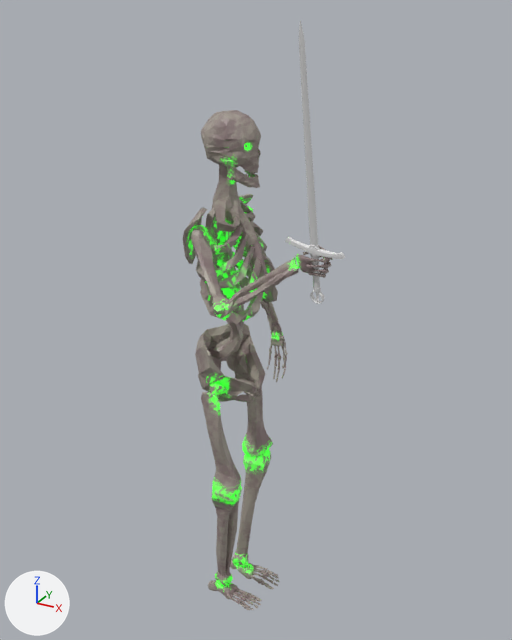
The Blender file models/actors/skeleton/skeleton_player.blend as it was, and as the next commit left it.
Camera for both pictures: a 50 mm camera at (1.11, -1.87, 2.09) aimed at (0.09, 0.0, 1.16). Arrows for +X, +Y and +Z are at lower left; the lights stay in place.

The scene before the commit, as lines of its bpy script (objects in view):
```python
ob_index1_r = bpy.data.objects.new('Index1.R', me_cube_133)
ob_index1_r.location = (1.329, -0.077, 1.518)
ob_index1_r.rotation_euler = (1.508, -1.313, -1.701)  # degrees (86, -75, -97)
ob_lowerarm_r = bpy.data.objects.new('LowerArm.R', me_cube_010)
ob_lowerarm_r.location = (1.257, 0.169, 1.332)
ob_lowerarm_r.rotation_euler = (1.212, -2.372, -0.821)  # degrees (69, -136, -47)
ob_lowerleg_l = bpy.data.objects.new('LowerLeg.L', me_cube_003)
ob_lowerleg_l.location = (0.001, -0.002, 0.002)
ob_lowerleg_l.rotation_euler = (0.0025, -0.00688, 0.000302)  # degrees (0.1, -0.4, 0)
ob_middle1_r = bpy.data.objects.new('Middle1.R', me_cube_132)
ob_middle1_r.location = (1.32, -0.088, 1.625)
ob_middle1_r.rotation_euler = (-1.193, -1.846, 1.001)  # degrees (-68, -106, 57)
ob_ring1_r = bpy.data.objects.new('Ring1.R', me_cube_147)
ob_ring1_r.location = (1.32, -0.088, 1.625)
ob_ring1_r.rotation_euler = (-1.193, -1.846, 1.001)  # degrees (-68, -106, 57)
ob_sword_001 = bpy.data.objects.new('sword.001', me_guard_low_001)
ob_sword_001.location = (0.381, -0.193, 1.425)
ob_sword_001.rotation_euler = (-0.264, -1.828, 1.662)  # degrees (-15, -105, 95)
ob_sword_001.scale = (0.601, 0.601, 0.601)
ob_thumb1_r = bpy.data.objects.new('Thumb1.R', me_cube_134)
ob_thumb1_r.location = (1.276, 0.038, 1.724)
ob_thumb1_r.rotation_euler = (0.925, -2.561, -1.099)  # degrees (53, -147, -63)
ob_upperarm_r = bpy.data.objects.new('UpperArm.R', me_cube_012)
ob_upperarm_r.location = (0.98, -0.284, 0.404)
ob_upperarm_r.rotation_euler = (-0.493, -0.659, 0.448)  # degrees (-28, -38, 26)
ob_wrist_r = bpy.data.objects.new('Wrist.R', me_cube_149)
ob_wrist_r.location = (1.313, -0.086, 1.661)
ob_wrist_r.rotation_euler = (-1.306, -1.961, 1.134)  # degrees (-75, -112, 65)
# also in view: 'LowerLeg.R' at (0.01, -0.1, 0.31); 'Skull' at (0.0, 0.0, 1.73); 'UpperLeg.R' at (0.03, -0.11, 0.75); 'Spine' at (0.02, 0.0, 1.33); 'Pelvis' at (-0.01, 0.0, 0.97)
```
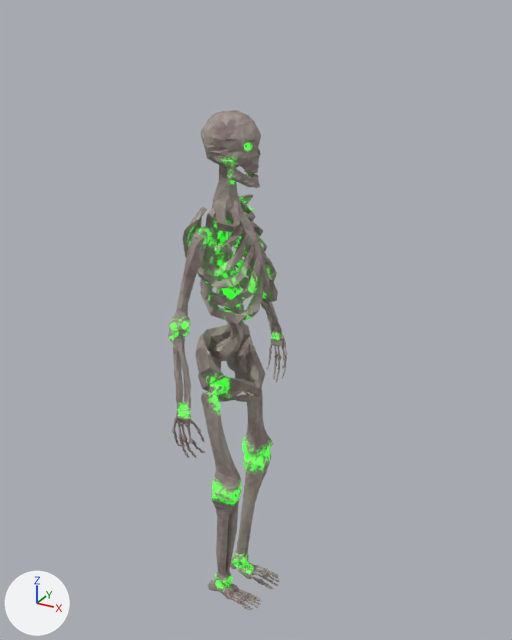
The change, as a diff of the scene's bpy script:
```diff
--- a/models/actors/skeleton/skeleton_player.blend.py
+++ b/models/actors/skeleton/skeleton_player.blend.py
@@ ob_lowerarm_r @@
 ob_lowerarm_r = bpy.data.objects.new('LowerArm.R', me_cube_010)
-ob_lowerarm_r.location = (1.257, 0.169, 1.332)
-ob_lowerarm_r.rotation_euler = (1.212, -2.372, -0.821)  # degrees (69, -136, -47)
+ob_lowerarm_r.location = (-0.345, -0.154, 0.031)
+ob_lowerarm_r.rotation_euler = (-0.00175, 0.00815, 0.0259)  # degrees (-0.1, 0.5, 1.5)
@@ ob_upperarm_r @@
 ob_upperarm_r = bpy.data.objects.new('UpperArm.R', me_cube_012)
-ob_upperarm_r.location = (0.98, -0.284, 0.404)
-ob_upperarm_r.rotation_euler = (-0.493, -0.659, 0.448)  # degrees (-28, -38, 26)
+ob_upperarm_r.location = (-0.016, -0.002, 0.0)
+ob_upperarm_r.rotation_euler = (-0.00175, 0.00816, 0.0259)  # degrees (-0.1, 0.5, 1.5)
@@ ob_index1_r @@
 ob_index1_r = bpy.data.objects.new('Index1.R', me_cube_133)
-ob_index1_r.location = (1.329, -0.077, 1.518)
-ob_index1_r.rotation_euler = (1.508, -1.313, -1.701)  # degrees (86, -75, -97)
+ob_index1_r.location = (-0.005, -0.013, -0.004)
+ob_index1_r.rotation_euler = (-0.0132, 0.00583, -0.00059)  # degrees (-0.8, 0.3, -0)
@@ ob_middle1_r @@
 ob_middle1_r = bpy.data.objects.new('Middle1.R', me_cube_132)
-ob_middle1_r.location = (1.32, -0.088, 1.625)
-ob_middle1_r.rotation_euler = (-1.193, -1.846, 1.001)  # degrees (-68, -106, 57)
+ob_middle1_r.location = (-0.005, -0.013, -0.004)
+ob_middle1_r.rotation_euler = (-0.0132, 0.00583, -0.00059)  # degrees (-0.8, 0.3, -0)
@@ ob_ring1_r @@
 ob_ring1_r = bpy.data.objects.new('Ring1.R', me_cube_147)
-ob_ring1_r.location = (1.32, -0.088, 1.625)
-ob_ring1_r.rotation_euler = (-1.193, -1.846, 1.001)  # degrees (-68, -106, 57)
+ob_ring1_r.location = (-0.005, -0.013, -0.004)
+ob_ring1_r.rotation_euler = (-0.0132, 0.00583, -0.00059)  # degrees (-0.8, 0.3, -0)
@@ ob_thumb1_r @@
 ob_thumb1_r = bpy.data.objects.new('Thumb1.R', me_cube_134)
-ob_thumb1_r.location = (1.276, 0.038, 1.724)
-ob_thumb1_r.rotation_euler = (0.925, -2.561, -1.099)  # degrees (53, -147, -63)
+ob_thumb1_r.location = (-0.005, -0.013, -0.004)
+ob_thumb1_r.rotation_euler = (-0.0132, 0.00583, -0.00059)  # degrees (-0.8, 0.3, -0)
@@ ob_wrist_r @@
 ob_wrist_r = bpy.data.objects.new('Wrist.R', me_cube_149)
-ob_wrist_r.location = (1.313, -0.086, 1.661)
-ob_wrist_r.rotation_euler = (-1.306, -1.961, 1.134)  # degrees (-75, -112, 65)
+ob_wrist_r.location = (0.03, -0.002, 0.0)
+ob_wrist_r.rotation_euler = (-0.00164, 0.00979, -0.123)  # degrees (-0.1, 0.6, -7)
@@ ob_sword_001 @@
 ob_sword_001 = bpy.data.objects.new('sword.001', me_guard_low_001)
-ob_sword_001.location = (0.381, -0.193, 1.425)
-ob_sword_001.rotation_euler = (-0.264, -1.828, 1.662)  # degrees (-15, -105, 95)
+ob_sword_001.location = (0.003, -0.313, 0.891)
+ob_sword_001.rotation_euler = (1.579, 0.0137, 1.578)  # degrees (90, 0.8, 90)
 ob_sword_001.scale = (0.601, 0.601, 0.601)
```

Pixel boxes (x1, y1, x2, y2) of what changed, in the pictures (512 x 640 px):
'UpperArm.R', moved, turned
    before: (191, 225, 234, 318)
    after: (169, 227, 212, 332)
'LowerArm.R', moved, turned
    before: (220, 257, 299, 320)
    after: (168, 328, 191, 411)
'sword.001', no longer drawn
    before: (285, 21, 345, 304)
'Wrist.R', moved, turned
    before: (296, 254, 314, 273)
    after: (176, 410, 191, 425)
'Index1.R', moved, turned
    before: (305, 257, 327, 264)
    after: (185, 423, 194, 443)
'Middle1.R', moved, turned
    before: (306, 263, 329, 269)
    after: (180, 422, 187, 441)
'Ring1.R', moved, turned
    before: (309, 269, 328, 274)
    after: (177, 421, 183, 438)
'Thumb1.R', moved, turned
    before: (303, 245, 320, 255)
    after: (190, 420, 201, 432)
